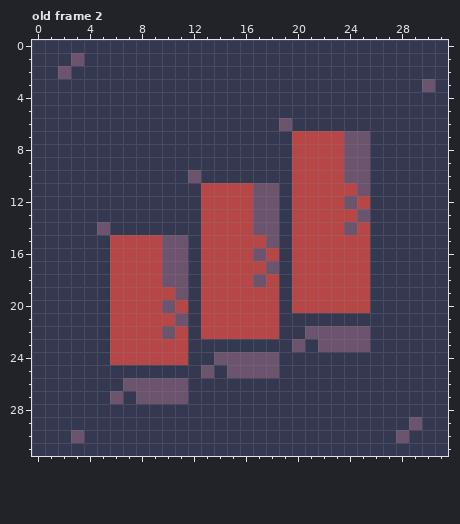
A pixel-art file gets an edit: Assets/Images/Tile/Stair.aseprite. This is how it looked before the edit.
32x32 pixels, 2 frames. Shown: old frame 2.
New version:
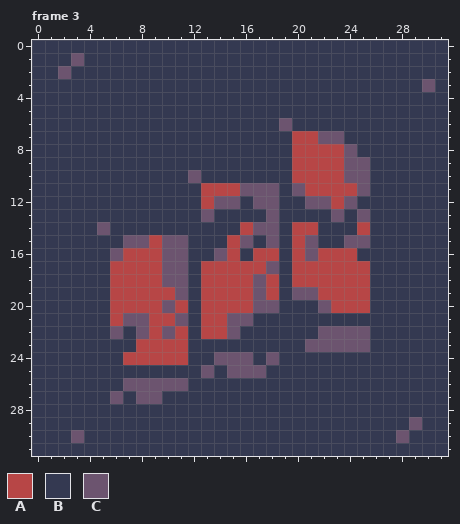
Palette (. is transparent): A #b74646  B #343951  C #6c546f
A new or re-ordered frame is compared with the old frame closest to it.
Edits made:
frames 2 -> 3
Changed rows in their new state; - is an unchanged pixel.
Frame 3 is new; against old frame 2:
first column x 6:
 7 ----------------CCBB
 8 -------------------B
11 ----------C---C-----
12 --------CCB---BCC--B
13 -------CBBBB--BBBCB-
14 -------BBB------BBB-
15 BCC----BB-CB---CBBCC
16 C------BC-BA---C---B
19 -----------C--CC----
20 -----------CC-BBC---
21 -CC------CCBB-------
22 CBC------CBBB--B----
23 BB------------BC----
24 B----------B--------
25 ------------B-------
27 ----BB--------------
Changed places in both pictures, as pixel boxes (x1, y1, x2, y2):
changed: (201, 131, 370, 378)
changed: (110, 235, 149, 261)
changed: (110, 313, 188, 404)
